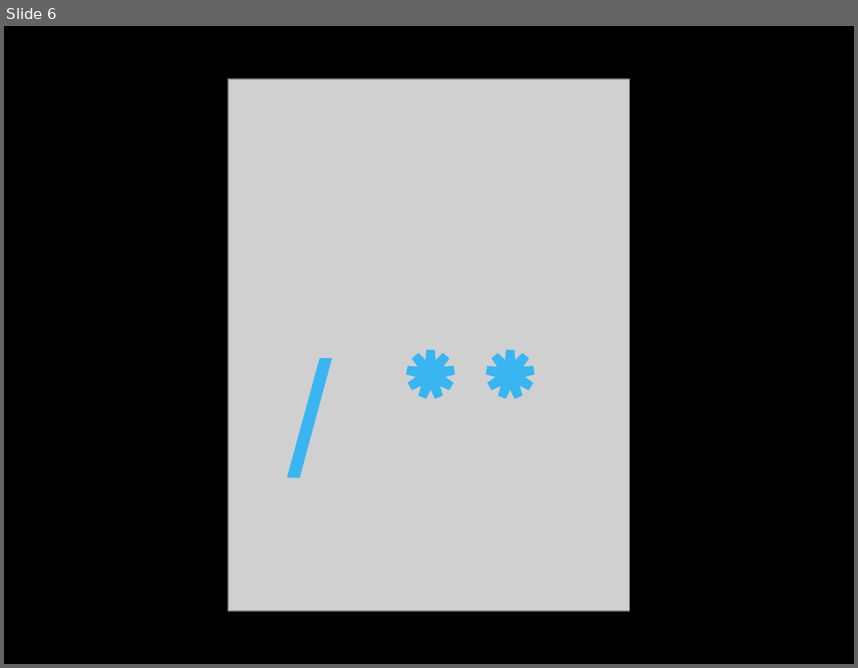
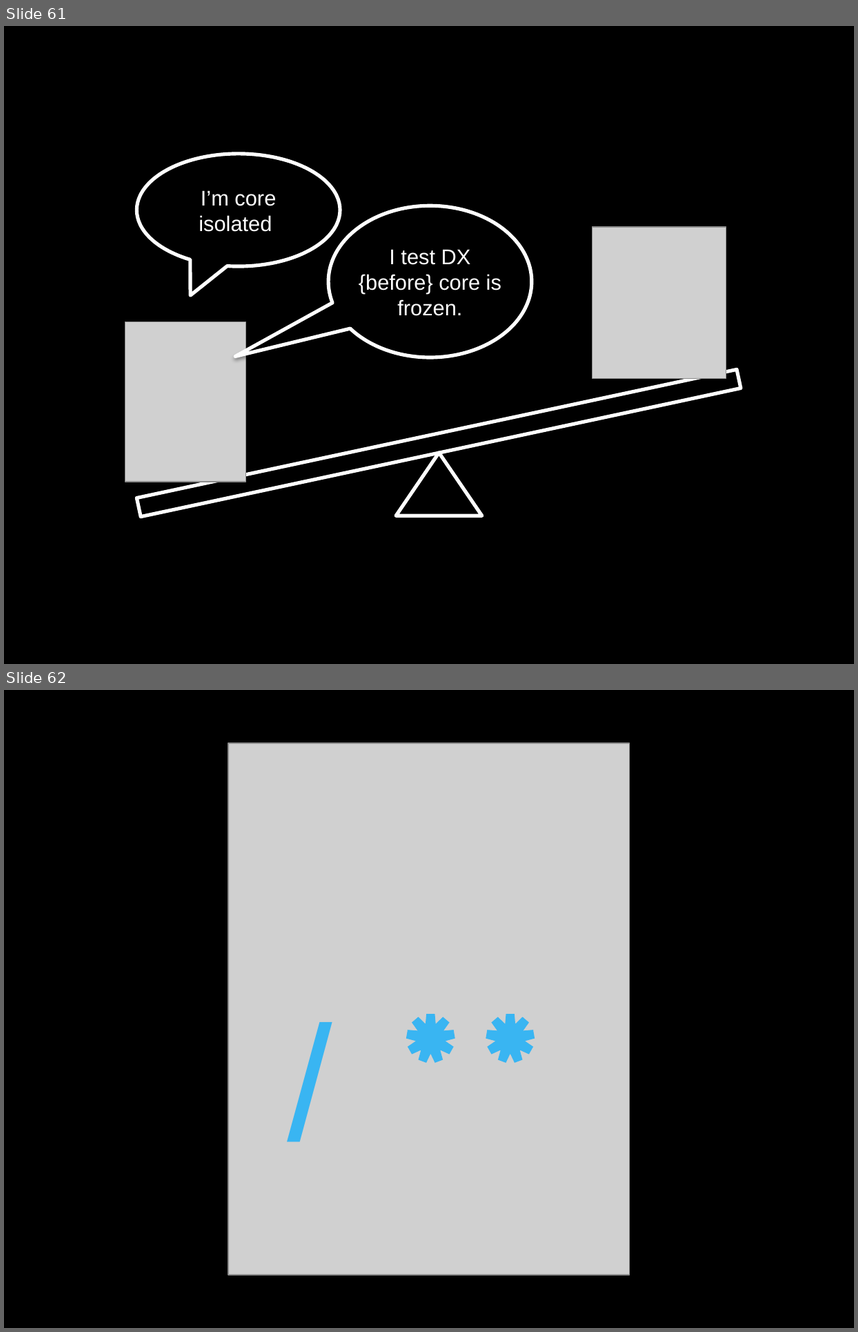
Before and after one commit to socketwench/exampleModuleAintCore, a slide deck: src/exampleModuleAintCore.pptx. Shown one above the other, each under a label of ours: slide 6 before the commit, slides 61 and 62 after it. The pictures are 858x668 and 858x1332 pixels, drawn with LibreOffice and Linux fonts; fonts in the diff are those of the drawing; grey boxes stand for pictures. Boxes give left, top, right and bottom in pixels: in the first picture for what was removed or moved away, otherwise in the second. Text is boxed around its words. In the diff, an @@ line names an element or a change of style, - is before the commit and + after.

```diff
--- a/src/exampleModuleAintCore.pptx
+++ b/src/exampleModuleAintCore.pptx
@@ slide 61 added at [4,26,854,664], background #000000 @@
@@ speech bubble added at [136,154,340,265], outline #FFFFFF 3 pt, 18 pt, text #FFFFFF @@
+I’m core isolated
@@ speech bubble added at [329,205,532,357], outline #FFFFFF 3 pt, 18 pt, text #FFFFFF @@
+I test DX {before} core is frozen.
@@ picture added at [593,227,726,378] @@
@@ picture added at [125,322,245,481] @@
@@ rectangle added at [136,369,740,517], outline #FFFFFF 3 pt @@
@@ triangle added at [396,452,481,516], outline #FFFFFF 3 pt @@
@@ what was slide 6 is now slide 62 @@
```
Also in this commit, not shown: 1 slide changed, 13 other slides added, 1 slide removed, 9 other files.
